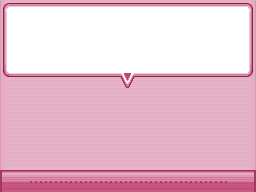
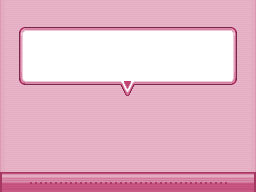
Two versions of the same layered image (256x192). Layer-by-layer changes:
added layer "smaller bubble" above "org_bubble.bmp" over (19, 27, 237, 96)
hid "org_bubble.bmp" over (3, 3, 253, 88)
added layer "scroll bar lowered" above "org_bottom.bmp" over (0, 168, 256, 188)
